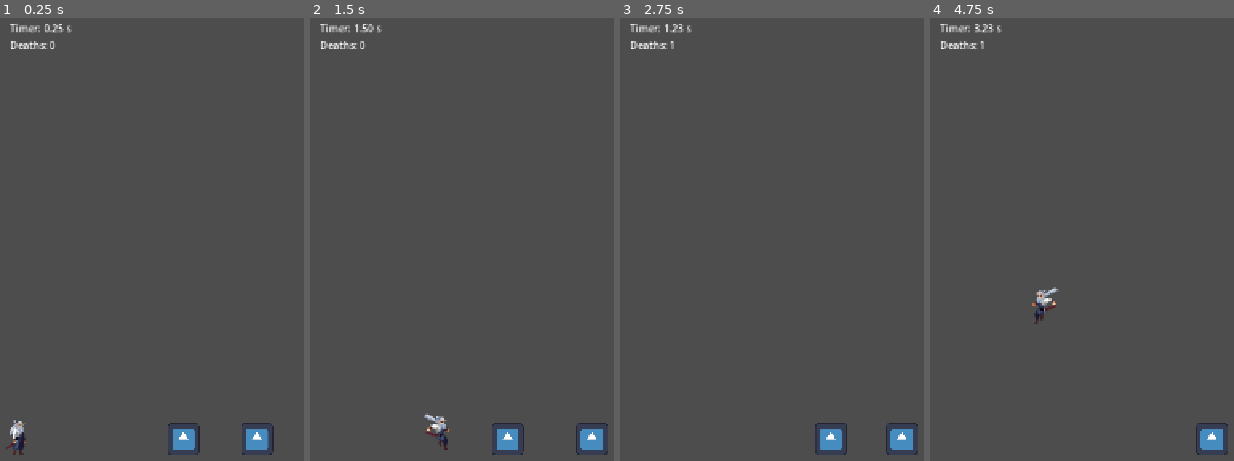
Above: before the commit, frames 1-4 (left to right).
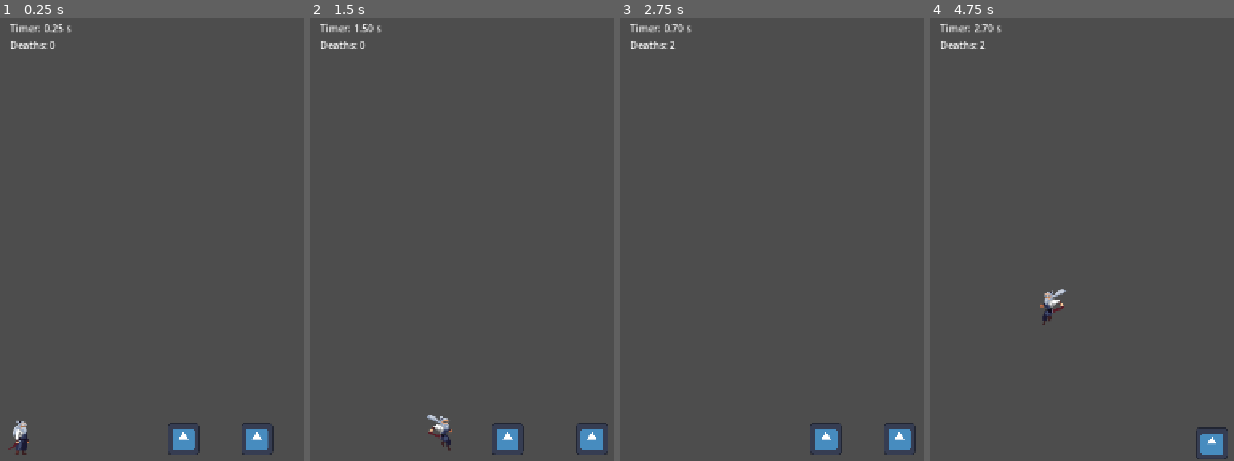
Above: after the commit, the same moments.

Repository: Maxington20/celeste-clone
Game: Godot game, scene res://scenes/levels/level_01.tscn
Same seed, same stepped clock (60 frames per second), same inputs: the game is played once before the commit and once after it. The project has no main scene, so this scene is started directly. The engine's default icon, where the game draws it, is replaced by a stand-in: a white triangle on a blue panel in a dark square.
Inputs:
- Up to frame 1 (0.25 s): no input
- Up to frame 2 (1.5 s): hold D (move_right) from 0.53 s (still down); tap Shift (dash) at 0.6 s; tap Space (jump) at 0.77, 0.8, 1.07, 1.35 s
- Up to frame 3 (2.75 s): tap Space (jump) at 1.52, 1.82, 2.3 s; tap Shift (dash) at 1.55, 2.1 s; release D (move_right) at 2.03 s; hold A (move_left) from 2.03 s (still down)
- Up to frame 4 (4.75 s): release A (move_left) at 2.78 s; hold D (move_right) 2.78-4.28 s; tap Shift (dash) at 2.85, 4.35 s; tap Space (jump) at 3.02, 3.32, 3.6, 3.77, 4.07, 4.52 s; hold A (move_left) from 4.28 s (still down)

The runs differ from the first frame. In frame 1, 0.3% of the frame differs, in the area x 1-10%, y 90-99%; in frame 2, 0.3%; in frame 3, 0.5%; in frame 4, 0.9%, in the area x 14-99%, y 1-100%.

Commit message:
fixed some animation offsets

Diff:
--- a/scenes/player/player.gd
+++ b/scenes/player/player.gd
@@ -19,7 +19,12 @@
 const TURN_ACCELERATION := 2000.0
 const DASH_SPEED := 1000.0
 const WALL_COYOTE_TIME := 0.1
-const DASH_DURATION := 0.12
+const DASH_DURATION := 0.25
+
+# Visual adjustment for wall animations.
+# This is applied relative to the AnimatedSprite2D position
+# that is already configured in the editor.
+const WALL_SPRITE_OFFSET := Vector2(10, 10)
 
 var coyote_timer := 0.0
 var jump_buffer_timer := 0.0
@@ -34,6 +39,13 @@
 var dash_timer := 0.0
 var dash_direction := 0.0
 
+var sprite_base_position: Vector2
+
+
+func _ready() -> void:
+	# Preserve the position configured in the editor.
+	sprite_base_position = animated_sprite.position
+
 
 func _physics_process(delta: float) -> void:
 	var wall_jump_this_frame := false
@@ -139,6 +151,7 @@
 				direction * SPEED,
 				acceleration * delta
 			)
+
 		else:
 			var deceleration := GROUND_DECELERATION
 
@@ -159,6 +172,7 @@
 func animate_player(direction: float) -> void:
 	# Dash has highest priority
 	if is_dashing:
+		animated_sprite.position = sprite_base_position
 		animated_sprite.play("dash")
 		animated_sprite.flip_h = dash_direction < 0
 
@@ -167,8 +181,27 @@
 		var wall_normal := get_wall_normal()
 
 		# Source animation has the wall on the LEFT.
-		# A positive normal means the wall is on the LEFT.
-		animated_sprite.flip_h = wall_normal.x < 0
+		#
+		# Positive wall normal:
+		#     wall is on LEFT
+		#
+		# Negative wall normal:
+		#     wall is on RIGHT
+		var wall_is_left := wall_normal.x > 0
+
+		animated_sprite.flip_h = !wall_is_left
+
+		# Move the artwork TOWARD the wall.
+		if wall_is_left:
+			animated_sprite.position = sprite_base_position + Vector2(
+				-WALL_SPRITE_OFFSET.x,
+				WALL_SPRITE_OFFSET.y
+			)
+		else:
+			animated_sprite.position = sprite_base_position + Vector2(
+				WALL_SPRITE_OFFSET.x,
+				WALL_SPRITE_OFFSET.y
+			)
 
 		if velocity.y > 0:
 			animated_sprite.play("wall_slide")
@@ -177,6 +210,7 @@
 
 	# Airborne
 	elif !is_on_floor():
+		animated_sprite.position = sprite_base_position
 		animated_sprite.flip_h = last_facing_direction < 0
 
 		if velocity.y < -200:
@@ -188,11 +222,13 @@
 
 	# Running on ground
 	elif direction != 0:
+		animated_sprite.position = sprite_base_position
 		animated_sprite.play("run")
 		animated_sprite.flip_h = direction < 0
 
 	# Idle
 	else:
+		animated_sprite.position = sprite_base_position
 		animated_sprite.play("idle")
 		animated_sprite.flip_h = last_facing_direction < 0
 
--- a/scenes/player/player.tscn
+++ b/scenes/player/player.tscn
@@ -523,7 +523,7 @@
 }],
 "loop": 1,
 "name": &"run",
-"speed": 20.0
+"speed": 25.0
 }, {
 "frames": [{
 "duration": 1.0,
@@ -618,11 +618,10 @@
 script = ExtResource("1_dovo2")
 
 [node name="AnimatedSprite2D" type="AnimatedSprite2D" parent="." unique_id=71310545]
-position = Vector2(-3, -18)
+position = Vector2(0, -18)
 sprite_frames = SubResource("SpriteFrames_jvmx5")
-animation = &"dash"
-frame_progress = 0.040016178
+animation = &"wall_slide"
+frame_progress = 0.8818017
 
 [node name="CollisionShape2D" type="CollisionShape2D" parent="." unique_id=1774396868]
-position = Vector2(0.5, 0.5)
 shape = SubResource("RectangleShape2D_jvmx5")
--- a/scenes/replays/ghost_replay.tscn
+++ b/scenes/replays/ghost_replay.tscn
@@ -1,171 +1,619 @@
 [gd_scene format=3 uid="uid://bdel80kb5nbkk"]
 
 [ext_resource type="Script" uid="uid://nfyoye0i25o3" path="res://scenes/replays/ghost_replay.gd" id="1_jp85b"]
-[ext_resource type="Texture2D" uid="uid://bxvmcukn4gbo2" path="res://assets/art/platformer_character_test.png" id="2_vov4e"]
-
-[sub_resource type="AtlasTexture" id="AtlasTexture_al5iu"]
-atlas = ExtResource("2_vov4e")
-region = Rect2(96, 64, 32, 32)
-
-[sub_resource type="AtlasTexture" id="AtlasTexture_61kwi"]
-atlas = ExtResource("2_vov4e")
-region = Rect2(64, 64, 32, 32)
-
-[sub_resource type="AtlasTexture" id="AtlasTexture_8t07k"]
-atlas = ExtResource("2_vov4e")
-region = Rect2(32, 64, 32, 32)
-
-[sub_resource type="AtlasTexture" id="AtlasTexture_4e4bk"]
-atlas = ExtResource("2_vov4e")
-region = Rect2(0, 64, 32, 32)
-
-[sub_resource type="AtlasTexture" id="AtlasTexture_p6u1d"]
-atlas = ExtResource("2_vov4e")
-region = Rect2(0, 96, 32, 32)
-
-[sub_resource type="AtlasTexture" id="AtlasTexture_557tn"]
-atlas = ExtResource("2_vov4e")
-region = Rect2(32, 96, 32, 32)
-
-[sub_resource type="AtlasTexture" id="AtlasTexture_i3ypj"]
-atlas = ExtResource("2_vov4e")
-region = Rect2(64, 96, 32, 32)
-
-[sub_resource type="AtlasTexture" id="AtlasTexture_3n6dj"]
-atlas = ExtResource("2_vov4e")
-region = Rect2(96, 96, 32, 32)
-
-[sub_resource type="AtlasTexture" id="AtlasTexture_f04cr"]
-atlas = ExtResource("2_vov4e")
-region = Rect2(0, 32, 32, 32)
-
-[sub_resource type="AtlasTexture" id="AtlasTexture_og74t"]
-atlas = ExtResource("2_vov4e")
-region = Rect2(0, 0, 32, 32)
-
-[sub_resource type="AtlasTexture" id="AtlasTexture_2qvvd"]
-atlas = ExtResource("2_vov4e")
-region = Rect2(96, 32, 32, 32)
-
-[sub_resource type="AtlasTexture" id="AtlasTexture_anjw0"]
-atlas = ExtResource("2_vov4e")
-region = Rect2(64, 32, 32, 32)
-
-[sub_resource type="AtlasTexture" id="AtlasTexture_mt4uq"]
-atlas = ExtResource("2_vov4e")
-region = Rect2(32, 32, 32, 32)
-
-[sub_resource type="AtlasTexture" id="AtlasTexture_4kv28"]
-atlas = ExtResource("2_vov4e")
-region = Rect2(0, 32, 32, 32)
-
-[sub_resource type="AtlasTexture" id="AtlasTexture_76rkb"]
-atlas = ExtResource("2_vov4e")
-region = Rect2(0, 0, 32, 32)
-
-[sub_resource type="AtlasTexture" id="AtlasTexture_rbala"]
-atlas = ExtResource("2_vov4e")
-region = Rect2(32, 0, 32, 32)
-
-[sub_resource type="AtlasTexture" id="AtlasTexture_twtt2"]
-atlas = ExtResource("2_vov4e")
-region = Rect2(64, 0, 32, 32)
-
-[sub_resource type="AtlasTexture" id="AtlasTexture_uvcjl"]
-atlas = ExtResource("2_vov4e")
-region = Rect2(96, 0, 32, 32)
-
-[sub_resource type="SpriteFrames" id="SpriteFrames_jvmx5"]
+[ext_resource type="Texture2D" uid="uid://463pldjdo57i" path="res://assets/art/DASH.png" id="2_2qvvd"]
+[ext_resource type="Texture2D" uid="uid://c6qinb55ormgv" path="res://assets/art/DEATH.png" id="3_anjw0"]
+[ext_resource type="Texture2D" uid="uid://bcx805jvhrtgd" path="res://assets/art/IDLE.png" id="4_mt4uq"]
+[ext_resource type="Texture2D" uid="uid://d7yqi24jm0pv" path="res://assets/art/JUMP.png" id="5_4kv28"]
+[ext_resource type="Texture2D" uid="uid://cnk7qg82jhn60" path="res://assets/art/JUMP-FALL.png" id="6_76rkb"]
+[ext_resource type="Texture2D" uid="uid://c570vwmsowf7s" path="res://assets/art/JUMP-START.png" id="7_rbala"]
+[ext_resource type="Texture2D" uid="uid://goydu37jsisj" path="res://assets/art/JUMP-TRANSITION.png" id="8_twtt2"]
+[ext_resource type="Texture2D" uid="uid://1ae0xq820e3w" path="res://assets/art/RUN.png" id="9_uvcjl"]
+[ext_resource type="Texture2D" uid="uid://bduobalotpc18" path="res://assets/art/WALK.png" id="10_p4vo5"]
+[ext_resource type="Texture2D" uid="uid://bk3lu833tunmy" path="res://assets/art/WALL CONTACT.png" id="11_i7cqy"]
+[ext_resource type="Texture2D" uid="uid://dlfls1mdpaiuk" path="res://assets/art/WALL JUMP.png" id="12_10nde"]
+[ext_resource type="Texture2D" uid="uid://b54xpa2exi14x" path="res://assets/art/WALL SLIDE.png" id="13_0yxi0"]
+
+[sub_resource type="AtlasTexture" id="AtlasTexture_8ydkj"]
+atlas = ExtResource("2_2qvvd")
+region = Rect2(0, 0, 96, 96)
+
+[sub_resource type="AtlasTexture" id="AtlasTexture_3j4b4"]
+atlas = ExtResource("2_2qvvd")
+region = Rect2(96, 0, 96, 96)
+
+[sub_resource type="AtlasTexture" id="AtlasTexture_yj68g"]
+atlas = ExtResource("2_2qvvd")
+region = Rect2(192, 0, 96, 96)
+
+[sub_resource type="AtlasTexture" id="AtlasTexture_ioxgp"]
+atlas = ExtResource("2_2qvvd")
+region = Rect2(288, 0, 96, 96)
+
+[sub_resource type="AtlasTexture" id="AtlasTexture_cnsyf"]
+atlas = ExtResource("2_2qvvd")
+region = Rect2(384, 0, 96, 96)
+
+[sub_resource type="AtlasTexture" id="AtlasTexture_007i1"]
+atlas = ExtResource("2_2qvvd")
+region = Rect2(480, 0, 96, 96)
+
+[sub_resource type="AtlasTexture" id="AtlasTexture_6cv16"]
+atlas = ExtResource("2_2qvvd")
+region = Rect2(576, 0, 96, 96)
+
+[sub_resource type="AtlasTexture" id="AtlasTexture_j4nxn"]
+atlas = ExtResource("2_2qvvd")
+region = Rect2(672, 0, 96, 96)
+
+[sub_resource type="AtlasTexture" id="AtlasTexture_28m0y"]
+atlas = ExtResource("3_anjw0")
+region = Rect2(0, 0, 96, 96)
+
+[sub_resource type="AtlasTexture" id="AtlasTexture_uniwh"]
+atlas = ExtResource("3_anjw0")
+region = Rect2(96, 0, 96, 96)
+
+[sub_resource type="AtlasTexture" id="AtlasTexture_iqsei"]
+atlas = ExtResource("3_anjw0")
+region = Rect2(192, 0, 96, 96)
+
+[sub_resource type="AtlasTexture" id="AtlasTexture_tffgl"]
+atlas = ExtResource("3_anjw0")
+region = Rect2(288, 0, 96, 96)
+
+[sub_resource type="AtlasTexture" id="AtlasTexture_pk8ii"]
+atlas = ExtResource("3_anjw0")
+region = Rect2(384, 0, 96, 96)
+
+[sub_resource type="AtlasTexture" id="AtlasTexture_5mf0n"]
+atlas = ExtResource("3_anjw0")
+region = Rect2(480, 0, 96, 96)
+
+[sub_resource type="AtlasTexture" id="AtlasTexture_4hvnv"]
+atlas = ExtResource("3_anjw0")
+region = Rect2(576, 0, 96, 96)
+
+[sub_resource type="AtlasTexture" id="AtlasTexture_bbmj2"]
+atlas = ExtResource("3_anjw0")
+region = Rect2(672, 0, 96, 96)
+
+[sub_resource type="AtlasTexture" id="AtlasTexture_kxw46"]
+atlas = ExtResource("3_anjw0")
+region = Rect2(768, 0, 96, 96)
+
+[sub_resource type="AtlasTexture" id="AtlasTexture_8qxvo"]
+atlas = ExtResource("4_mt4uq")
+region = Rect2(0, 0, 96, 96)
+
+[sub_resource type="AtlasTexture" id="AtlasTexture_5q8fn"]
+atlas = ExtResource("4_mt4uq")
+region = Rect2(96, 0, 96, 96)
+
+[sub_resource type="AtlasTexture" id="AtlasTexture_wva7c"]
+atlas = ExtResource("4_mt4uq")
+region = Rect2(192, 0, 96, 96)
+
+[sub_resource type="AtlasTexture" id="AtlasTexture_7obkq"]
+atlas = ExtResource("4_mt4uq")
+region = Rect2(288, 0, 96, 96)
+
+[sub_resource type="AtlasTexture" id="AtlasTexture_vo27k"]
+atlas = ExtResource("4_mt4uq")
+region = Rect2(384, 0, 96, 96)
+
+[sub_resource type="AtlasTexture" id="AtlasTexture_genst"]
+atlas = ExtResource("4_mt4uq")
+region = Rect2(480, 0, 96, 96)
+
+[sub_resource type="AtlasTexture" id="AtlasTexture_niom3"]
+atlas = ExtResource("4_mt4uq")
+region = Rect2(576, 0, 96, 96)
+
+[sub_resource type="AtlasTexture" id="AtlasTexture_ttakn"]
+atlas = ExtResource("4_mt4uq")
+region = Rect2(672, 0, 96, 96)
+
+[sub_resource type="AtlasTexture" id="AtlasTexture_rw8a5"]
+atlas = ExtResource("4_mt4uq")
+region = Rect2(768, 0, 96, 96)
+
+[sub_resource type="AtlasTexture" id="AtlasTexture_iwuka"]
+atlas = ExtResource("4_mt4uq")
+region = Rect2(864, 0, 96, 96)
+
+[sub_resource type="AtlasTexture" id="AtlasTexture_ymths"]
+atlas = ExtResource("5_4kv28")
+region = Rect2(0, 0, 96, 96)
+
+[sub_resource type="AtlasTexture" id="AtlasTexture_3p0jd"]
+atlas = ExtResource("5_4kv28")
+region = Rect2(96, 0, 96, 96)
+
+[sub_resource type="AtlasTexture" id="AtlasTexture_7nf13"]
+atlas = ExtResource("5_4kv28")
+region = Rect2(192, 0, 96, 96)
+
+[sub_resource type="AtlasTexture" id="AtlasTexture_0y4ya"]
+atlas = ExtResource("6_76rkb")
+region = Rect2(0, 0, 96, 96)
+
+[sub_resource type="AtlasTexture" id="AtlasTexture_s050l"]
+atlas = ExtResource("6_76rkb")
+region = Rect2(96, 0, 96, 96)
+
+[sub_resource type="AtlasTexture" id="AtlasTexture_4sw5w"]
+atlas = ExtResource("6_76rkb")
+region = Rect2(192, 0, 96, 96)
+
+[sub_resource type="AtlasTexture" id="AtlasTexture_s4k4a"]
+atlas = ExtResource("7_rbala")
+region = Rect2(0, 0, 96, 96)
+
+[sub_resource type="AtlasTexture" id="AtlasTexture_vkc6f"]
+atlas = ExtResource("7_rbala")
+region = Rect2(96, 0, 96, 96)
+
+[sub_resource type="AtlasTexture" id="AtlasTexture_21yht"]
+atlas = ExtResource("7_rbala")
+region = Rect2(192, 0, 96, 96)
+
+[sub_resource type="AtlasTexture" id="AtlasTexture_trum3"]
+atlas = ExtResource("8_twtt2")
+region = Rect2(0, 0, 96, 96)
+
+[sub_resource type="AtlasTexture" id="AtlasTexture_4b1ex"]
+atlas = ExtResource("8_twtt2")
+region = Rect2(96, 0, 96, 96)
+
+[sub_resource type="AtlasTexture" id="AtlasTexture_v8cnd"]
+atlas = ExtResource("8_twtt2")
+region = Rect2(192, 0, 96, 96)
+
+[sub_resource type="AtlasTexture" id="AtlasTexture_hyqqp"]
+atlas = ExtResource("9_uvcjl")
+region = Rect2(0, 0, 96, 96)
+
+[sub_resource type="AtlasTexture" id="AtlasTexture_ds1xl"]
+atlas = ExtResource("9_uvcjl")
+region = Rect2(96, 0, 96, 96)
+
+[sub_resource type="AtlasTexture" id="AtlasTexture_1u1sw"]
+atlas = ExtResource("9_uvcjl")
+region = Rect2(192, 0, 96, 96)
+
+[sub_resource type="AtlasTexture" id="AtlasTexture_2t3bg"]
+atlas = ExtResource("9_uvcjl")
+region = Rect2(288, 0, 96, 96)
+
+[sub_resource type="AtlasTexture" id="AtlasTexture_jrbya"]
+atlas = ExtResource("9_uvcjl")
+region = Rect2(384, 0, 96, 96)
+
+[sub_resource type="AtlasTexture" id="AtlasTexture_ahqnk"]
+atlas = ExtResource("9_uvcjl")
+region = Rect2(480, 0, 96, 96)
+
+[sub_resource type="AtlasTexture" id="AtlasTexture_vb1ce"]
+atlas = ExtResource("9_uvcjl")
+region = Rect2(576, 0, 96, 96)
+
+[sub_resource type="AtlasTexture" id="AtlasTexture_0ncpa"]
+atlas = ExtResource("9_uvcjl")
+region = Rect2(672, 0, 96, 96)
+
+[sub_resource type="AtlasTexture" id="AtlasTexture_upxxc"]
+atlas = ExtResource("9_uvcjl")
+region = Rect2(768, 0, 96, 96)
+
+[sub_resource type="AtlasTexture" id="AtlasTexture_ln3h3"]
+atlas = ExtResource("9_uvcjl")
+region = Rect2(864, 0, 96, 96)
+
+[sub_resource type="AtlasTexture" id="AtlasTexture_uygh0"]
+atlas = ExtResource("9_uvcjl")
+region = Rect2(960, 0, 96, 96)
+
+[sub_resource type="AtlasTexture" id="AtlasTexture_t1aof"]
+atlas = ExtResource("9_uvcjl")
+region = Rect2(1056, 0, 96, 96)
+
+[sub_resource type="AtlasTexture" id="AtlasTexture_w8qe1"]
+atlas = ExtResource("9_uvcjl")
+region = Rect2(1152, 0, 96, 96)
+
+[sub_resource type="AtlasTexture" id="AtlasTexture_hdvrm"]
+atlas = ExtResource("9_uvcjl")
+region = Rect2(1248, 0, 96, 96)
+
+[sub_resource type="AtlasTexture" id="AtlasTexture_5xbmr"]
+atlas = ExtResource("9_uvcjl")
+region = Rect2(1344, 0, 96, 96)
+
+[sub_resource type="AtlasTexture" id="AtlasTexture_hir57"]
+atlas = ExtResource("9_uvcjl")
+region = Rect2(1440, 0, 96, 96)
+
+[sub_resource type="AtlasTexture" id="AtlasTexture_7072n"]
+atlas = ExtResource("10_p4vo5")
+region = Rect2(0, 0, 96, 96)
+
+[sub_resource type="AtlasTexture" id="AtlasTexture_gmu8b"]
+atlas = ExtResource("10_p4vo5")
+region = Rect2(96, 0, 96, 96)
+
+[sub_resource type="AtlasTexture" id="AtlasTexture_a38bk"]
+atlas = ExtResource("10_p4vo5")
+region = Rect2(192, 0, 96, 96)
+
+[sub_resource type="AtlasTexture" id="AtlasTexture_3chqh"]
+atlas = ExtResource("10_p4vo5")
+region = Rect2(288, 0, 96, 96)
+
+[sub_resource type="AtlasTexture" id="AtlasTexture_pwfqx"]
+atlas = ExtResource("10_p4vo5")
+region = Rect2(384, 0, 96, 96)
+
+[sub_resource type="AtlasTexture" id="AtlasTexture_kssj8"]
+atlas = ExtResource("10_p4vo5")
+region = Rect2(480, 0, 96, 96)
+
+[sub_resource type="AtlasTexture" id="AtlasTexture_8lfxt"]
+atlas = ExtResource("10_p4vo5")
+region = Rect2(576, 0, 96, 96)
+
+[sub_resource type="AtlasTexture" id="AtlasTexture_lclul"]
+atlas = ExtResource("10_p4vo5")
+region = Rect2(672, 0, 96, 96)
+
+[sub_resource type="AtlasTexture" id="AtlasTexture_ej2d6"]
+atlas = ExtResource("10_p4vo5")
+region = Rect2(768, 0, 96, 96)
+
+[sub_resource type="AtlasTexture" id="AtlasTexture_fvjb1"]
+atlas = ExtResource("10_p4vo5")
+region = Rect2(864, 0, 96, 96)
+
+[sub_resource type="AtlasTexture" id="AtlasTexture_bysbl"]
+atlas = ExtResource("10_p4vo5")
+region = Rect2(960, 0, 96, 96)
+
+[sub_resource type="AtlasTexture" id="AtlasTexture_2wy34"]
+atlas = ExtResource("10_p4vo5")
+region = Rect2(1056, 0, 96, 96)
+
+[sub_resource type="AtlasTexture" id="AtlasTexture_wuxn4"]
+atlas = ExtResource("11_i7cqy")
+region = Rect2(0, 0, 96, 96)
+
+[sub_resource type="AtlasTexture" id="AtlasTexture_46q5t"]
+atlas = ExtResource("11_i7cqy")
+region = Rect2(96, 0, 96, 96)
+
+[sub_resource type="AtlasTexture" id="AtlasTexture_5miun"]
+atlas = ExtResource("11_i7cqy")
+region = Rect2(192, 0, 96, 96)
+
+[sub_resource type="AtlasTexture" id="AtlasTexture_7u1tp"]
+atlas = ExtResource("12_10nde")
+region = Rect2(0, 0, 96, 96)
+
+[sub_resource type="AtlasTexture" id="AtlasTexture_pq1ih"]
+atlas = ExtResource("12_10nde")
+region = Rect2(96, 0, 96, 96)
+
+[sub_resource type="AtlasTexture" id="AtlasTexture_31ki0"]
+atlas = ExtResource("12_10nde")
+region = Rect2(192, 0, 96, 96)
+
+[sub_resource type="AtlasTexture" id="AtlasTexture_hf5gj"]
+atlas = ExtResource("13_0yxi0")
+region = Rect2(0, 0, 96, 96)
+
+[sub_resource type="AtlasTexture" id="AtlasTexture_avmva"]
+atlas = ExtResource("13_0yxi0")
+region = Rect2(96, 0, 96, 96)
+
+[sub_resource type="AtlasTexture" id="AtlasTexture_0ioy2"]
+atlas = ExtResource("13_0yxi0")
+region = Rect2(192, 0, 96, 96)
+
+[sub_resource type="SpriteFrames" id="SpriteFrames_2tayl"]
 animations = [{
 "frames": [{
-"duration": 2.0,
-"texture": SubResource("AtlasTexture_al5iu")
-}, {
-"duration": 2.0,
-"texture": SubResource("AtlasTexture_61kwi")
-}, {
-"duration": 2.0,
-"texture": SubResource("AtlasTexture_8t07k")
-}, {
-"duration": 2.0,
-"texture": SubResource("AtlasTexture_4e4bk")
-}],
-"loop": 1,
-"name": &"dash_left",
-"speed": 8.0
-}, {
-"frames": [{
-"duration": 2.0,
-"texture": SubResource("AtlasTexture_p6u1d")
-}, {
-"duration": 2.0,
-"texture": SubResource("AtlasTexture_557tn")
-}, {
-"duration": 2.0,
-"texture": SubResource("AtlasTexture_i3ypj")
-}, {
-"duration": 2.0,
-"texture": SubResource("AtlasTexture_3n6dj")
-}],
-"loop": 1,
-"name": &"dash_right",
-"speed": 8.0
-}, {
-"frames": [{
-"duration": 1.0,
-"texture": SubResource("AtlasTexture_f04cr")
-}],
-"loop": 1,
-"name": &"idle_left",
-"speed": 5.0
-}, {
-"frames": [{
-"duration": 1.0,
-"texture": SubResource("AtlasTexture_og74t")
-}],
-"loop": 1,
-"name": &"idle_right",
-"speed": 5.0
-}, {
-"frames": [{
-"duration": 1.0,
-"texture": SubResource("AtlasTexture_2qvvd")
-}, {
-"duration": 1.0,
-"texture": SubResource("AtlasTexture_anjw0")
-}, {
-"duration": 1.0,
-"texture": SubResource("AtlasTexture_mt4uq")
-}, {
-"duration": 1.0,
-"texture": SubResource("AtlasTexture_4kv28")
-}],
-"loop": 1,
-"name": &"move_left",
-"speed": 8.0
-}, {
-"frames": [{
-"duration": 1.0,
-"texture": SubResource("AtlasTexture_76rkb")
-}, {
-"duration": 1.0,
-"texture": SubResource("AtlasTexture_rbala")
-}, {
-"duration": 1.0,
-"texture": SubResource("AtlasTexture_twtt2")
-}, {
-"duration": 1.0,
-"texture": SubResource("AtlasTexture_uvcjl")
-}],
-"loop": 1,
-"name": &"move_right",
-"speed": 8.0
+"duration": 1.0,
+"texture": SubResource("AtlasTexture_8ydkj")
+}, {
+"duration": 1.0,
+"texture": SubResource("AtlasTexture_3j4b4")
+}, {
+"duration": 1.0,
+"texture": SubResource("AtlasTexture_yj68g")
+}, {
+"duration": 1.0,
+"texture": SubResource("AtlasTexture_ioxgp")
+}, {
+"duration": 1.0,
+"texture": SubResource("AtlasTexture_cnsyf")
+}, {
+"duration": 1.0,
+"texture": SubResource("AtlasTexture_007i1")
+}, {
+"duration": 1.0,
+"texture": SubResource("AtlasTexture_6cv16")
+}, {
+"duration": 1.0,
+"texture": SubResource("AtlasTexture_j4nxn")
+}],
+"loop": 1,
+"name": &"dash",
+"speed": 10.0
+}, {
+"frames": [{
+"duration": 1.0,
+"texture": SubResource("AtlasTexture_28m0y")
+}, {
+"duration": 1.0,
+"texture": SubResource("AtlasTexture_uniwh")
+}, {
+"duration": 1.0,
+"texture": SubResource("AtlasTexture_iqsei")
+}, {
+"duration": 1.0,
+"texture": SubResource("AtlasTexture_tffgl")
+}, {
+"duration": 1.0,
+"texture": SubResource("AtlasTexture_pk8ii")
+}, {
+"duration": 1.0,
+"texture": SubResource("AtlasTexture_5mf0n")
+}, {
+"duration": 1.0,
+"texture": SubResource("AtlasTexture_4hvnv")
+}, {
+"duration": 1.0,
+"texture": SubResource("AtlasTexture_bbmj2")
+}, {
+"duration": 1.0,
+"texture": SubResource("AtlasTexture_kxw46")
+}],
+"loop": 1,
+"name": &"death",
+"speed": 25.0
+}, {
+"frames": [{
+"duration": 1.0,
+"texture": SubResource("AtlasTexture_8qxvo")
+}, {
+"duration": 1.0,
+"texture": SubResource("AtlasTexture_5q8fn")
+}, {
+"duration": 1.0,
+"texture": SubResource("AtlasTexture_wva7c")
+}, {
+"duration": 1.0,
+"texture": SubResource("AtlasTexture_7obkq")
+}, {
+"duration": 1.0,
+"texture": SubResource("AtlasTexture_vo27k")
+}, {
+"duration": 1.0,
+"texture": SubResource("AtlasTexture_genst")
+}, {
+"duration": 1.0,
+"texture": SubResource("AtlasTexture_niom3")
+}, {
+"duration": 1.0,
+"texture": SubResource("AtlasTexture_ttakn")
+}, {
+"duration": 1.0,
+"texture": SubResource("AtlasTexture_rw8a5")
+}, {
+"duration": 1.0,
+"texture": SubResource("AtlasTexture_iwuka")
+}],
+"loop": 1,
+"name": &"idle",
+"speed": 5.0
+}, {
+"frames": [{
+"duration": 1.0,
+"texture": SubResource("AtlasTexture_ymths")
+}, {
+"duration": 1.0,
+"texture": SubResource("AtlasTexture_3p0jd")
+}, {
+"duration": 1.0,
+"texture": SubResource("AtlasTexture_7nf13")
+}],
+"loop": 1,
+"name": &"jump",
+"speed": 5.0
+}, {
+"frames": [{
+"duration": 1.0,
+"texture": SubResource("AtlasTexture_0y4ya")
+}, {
+"duration": 1.0,
+"texture": SubResource("AtlasTexture_s050l")
+}, {
+"duration": 1.0,
+"texture": SubResource("AtlasTexture_4sw5w")
+}],
+"loop": 1,
+"name": &"jump_fall",
+"speed": 5.0
+}, {
+"frames": [{
+"duration": 1.0,
+"texture": SubResource("AtlasTexture_s4k4a")
+}, {
+"duration": 1.0,
+"texture": SubResource("AtlasTexture_vkc6f")
+}, {
+"duration": 1.0,
+"texture": SubResource("AtlasTexture_21yht")
+}],
+"loop": 1,
+"name": &"jump_start",
+"speed": 5.0
+}, {
+"frames": [{
+"duration": 1.0,
+"texture": SubResource("AtlasTexture_trum3")
+}, {
+"duration": 1.0,
+"texture": SubResource("AtlasTexture_4b1ex")
+}, {
+"duration": 1.0,
+"texture": SubResource("AtlasTexture_v8cnd")
+}],
+"loop": 1,
+"name": &"jump_transition",
+"speed": 5.0
+}, {
+"frames": [{
+"duration": 1.0,
+"texture": SubResource("AtlasTexture_hyqqp")
+}, {
+"duration": 1.0,
+"texture": SubResource("AtlasTexture_ds1xl")
+}, {
+"duration": 1.0,
+"texture": SubResource("AtlasTexture_1u1sw")
+}, {
+"duration": 1.0,
+"texture": SubResource("AtlasTexture_2t3bg")
+}, {
+"duration": 1.0,
+"texture": SubResource("AtlasTexture_jrbya")
+}, {
+"duration": 1.0,
+"texture": SubResource("AtlasTexture_ahqnk")
+}, {
+"duration": 1.0,
+"texture": SubResource("AtlasTexture_vb1ce")
+}, {
+"duration": 1.0,
+"texture": SubResource("AtlasTexture_0ncpa")
+}, {
+"duration": 1.0,
+"texture": SubResource("AtlasTexture_upxxc")
+}, {
+"duration": 1.0,
+"texture": SubResource("AtlasTexture_ln3h3")
+}, {
+"duration": 1.0,
+"texture": SubResource("AtlasTexture_uygh0")
+}, {
+"duration": 1.0,
+"texture": SubResource("AtlasTexture_t1aof")
+}, {
+"duration": 1.0,
+"texture": SubResource("AtlasTexture_w8qe1")
+}, {
+"duration": 1.0,
+"texture": SubResource("AtlasTexture_hdvrm")
+}, {
+"duration": 1.0,
+"texture": SubResource("AtlasTexture_5xbmr")
+}, {
+"duration": 1.0,
+"texture": SubResource("AtlasTexture_hir57")
+}],
+"loop": 1,
+"name": &"run",
+"speed": 20.0
+}, {
+"frames": [{
+"duration": 1.0,
+"texture": SubResource("AtlasTexture_7072n")
+}, {
+"duration": 1.0,
+"texture": SubResource("AtlasTexture_gmu8b")
+}, {
+"duration": 1.0,
+"texture": SubResource("AtlasTexture_a38bk")
+}, {
+"duration": 1.0,
+"texture": SubResource("AtlasTexture_3chqh")
+}, {
+"duration": 1.0,
+"texture": SubResource("AtlasTexture_pwfqx")
+}, {
+"duration": 1.0,
+"texture": SubResource("AtlasTexture_kssj8")
+}, {
+"duration": 1.0,
+"texture": SubResource("AtlasTexture_8lfxt")
+}, {
+"duration": 1.0,
+"texture": SubResource("AtlasTexture_lclul")
+}, {
+"duration": 1.0,
+"texture": SubResource("AtlasTexture_ej2d6")
+}, {
+"duration": 1.0,
+"texture": SubResource("AtlasTexture_fvjb1")
+}, {
+"duration": 1.0,
+"texture": SubResource("AtlasTexture_bysbl")
+}, {
+"duration": 1.0,
+"texture": SubResource("AtlasTexture_2wy34")
+}],
+"loop": 1,
+"name": &"walk",
+"speed": 10.0
+}, {
+"frames": [{
+"duration": 1.0,
+"texture": SubResource("AtlasTexture_wuxn4")
+}, {
+"duration": 1.0,
+"texture": SubResource("AtlasTexture_46q5t")
+}, {
+"duration": 1.0,
+"texture": SubResource("AtlasTexture_5miun")
+}],
+"loop": 1,
+"name": &"wall_contact",
+"speed": 5.0
+}, {
+"frames": [{
+"duration": 1.0,
+"texture": SubResource("AtlasTexture_7u1tp")
+}, {
+"duration": 1.0,
+"texture": SubResource("AtlasTexture_pq1ih")
+}, {
+"duration": 1.0,
+"texture": SubResource("AtlasTexture_31ki0")
+}],
+"loop": 1,
+"name": &"wall_jump",
+"speed": 5.0
+}, {
+"frames": [{
+"duration": 1.0,
+"texture": SubResource("AtlasTexture_hf5gj")
+}, {
+"duration": 1.0,
+"texture": SubResource("AtlasTexture_avmva")
+}, {
+"duration": 1.0,
+"texture": SubResource("AtlasTexture_0ioy2")
+}],
+"loop": 1,
+"name": &"wall_slide",
+"speed": 5.0
 }]
 
 [node name="GhostReplay" type="Node2D" unique_id=88954455]
 scale = Vector2(2, 2)
 script = ExtResource("1_jp85b")
 
-[node name="AnimatedSprite2D" type="AnimatedSprite2D" parent="." unique_id=28838596]
-sprite_frames = SubResource("SpriteFrames_jvmx5")
-animation = &"move_right"
+[node name="AnimatedSprite2D" type="AnimatedSprite2D" parent="." unique_id=748918680]
+position = Vector2(-3, -18)
+sprite_frames = SubResource("SpriteFrames_2tayl")
+animation = &"dash"
